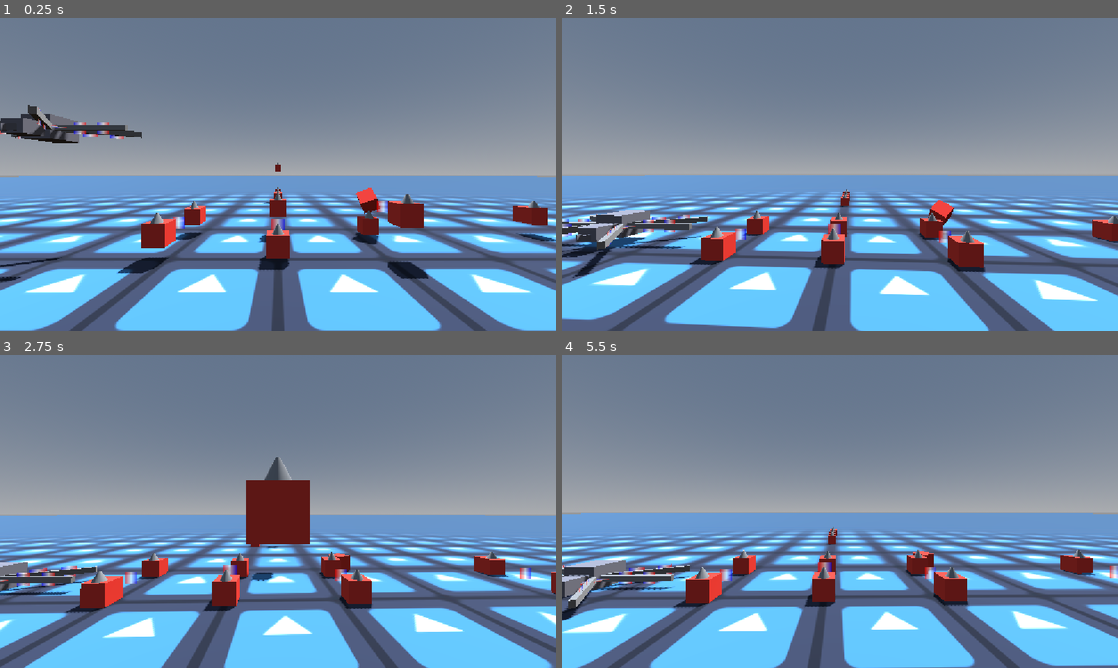
Above: before the commit, frames 1-4 (two rows, left to right).
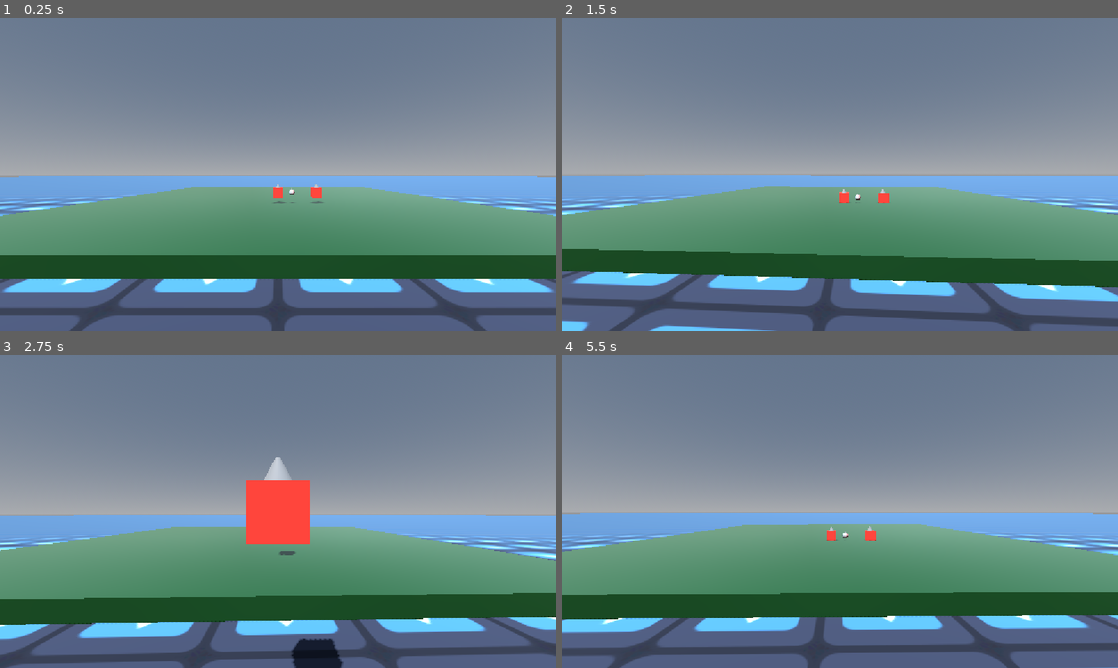
Above: after the commit, the same moments.

Repository: Deojee/new-betterer-hinges
Game: Godot game, scene res://scenes/world.tscn
Same seed, same stepped clock (60 frames per second), same inputs: the game is played once before the commit and once after it. The engine's default icon, where the game draws it, is replaced by a stand-in: a white triangle on a blue panel in a dark square.
Inputs (mouse positions are in pixels of both pictures, inside the frame that each line leads up to):
- Up to frame 1 (0.25 s): no input
- Up to frame 2 (1.5 s): move the mouse to (867, 174) at 0.52 s; hold Up (ui_up) from 0.53 s (still down); tap A (a) at 0.6 s; tap D (d) at 0.8, 1.35 s; move the mouse to (812, 174) at 1.27 s
- Up to frame 3 (2.75 s): keep holding Up (ui_up); tap E (e) at 1.55 s; move the mouse to (289, 505) at 2.02 s; hold E (e) from 2.03 s (still down); tap Q (q) at 2.3 s
- Up to frame 4 (5.5 s): keep holding Up (ui_up); move the mouse to (834, 517) at 2.77 s; release E (e) at 2.78 s; tap Q (q) at 2.85 s; tap S (s) at 3.05, 3.6 s; move the mouse to (878, 514) at 3.52 s; hold T (t) 3.53-4.28 s; move the mouse to (795, 508) at 4.27 s; tap T (t) at 4.35 s; tap W (w) at 4.55, 5.1 s; move the mouse to (845, 511) at 5.02 s; tap A (a) at 5.3 s

The runs differ from the first frame. In frame 1, 42% of the frame differs, in the area x 0-100%, y 27-100%; in frame 2, 40%; in frame 3, 42%; in frame 4, 41%.

Commit message:
well it kinda seems like a pin joint

Diff:
--- a/scenes/world.tscn
+++ b/scenes/world.tscn
@@ -4,8 +4,10 @@
 [ext_resource type="Script" uid="uid://b81o2wecfhqcs" path="res://scripts/world.gd" id="1_tlwt5"]
 [ext_resource type="PackedScene" uid="uid://d1jxlrlgjngm" path="res://scenes/box.tscn" id="2_aqk2v"]
 [ext_resource type="PackedScene" uid="uid://bf77xa50rbjkw" path="res://scenes/spectator.tscn" id="2_tlwt5"]
+[ext_resource type="Script" uid="uid://d3tirm6t7greb" path="res://scripts/marker_placer.gd" id="4_4mrxx"]
 [ext_resource type="PackedScene" uid="uid://wrjrmgfm7enc" path="res://scenes/new_hinge.tscn" id="5_036b0"]
 [ext_resource type="Script" uid="uid://8ovbe6kevt55" path="res://scripts/hingeOwner.gd" id="6_qfnet"]
+[ext_resource type="PackedScene" uid="uid://dh3oceafugaku" path="res://scenes/newPinJoint.tscn" id="7_i7141"]
 
 [sub_resource type="ProceduralSkyMaterial" id="ProceduralSkyMaterial_fj7yv"]
 sky_horizon_color = Color(0.66224277, 0.6717428, 0.6867428, 1)
@@ -73,8 +75,11 @@
 size = Vector3(1000, 1, 1000)
 material = SubResource("StandardMaterial3D_gv5m4")
 
+[node name="markerPlacer" type="Node3D" parent="env" unique_id=513749082]
+script = ExtResource("4_4mrxx")
+
 [node name="spectator" parent="." unique_id=1764623012 instance=ExtResource("2_tlwt5")]
-transform = Transform3D(1, 0, 0, 0, 1, 0, 0, 0, 1, 1.9073486e-06, 4.3554573, 9.261028)
+transform = Transform3D(-1, 0, -8.742278e-08, 0, 1, 0, 8.742278e-08, 0, -1, 1.9073486e-06, 4.3554573, 9.261028)
 projectileScene = ExtResource("2_aqk2v")
 
 [node name="chain" type="Node3D" parent="." unique_id=1588322184]
@@ -485,5 +490,10 @@
 [node name="box" parent="otherBoxes" unique_id=1023913780 instance=ExtResource("2_aqk2v")]
 transform = Transform3D(1, 0, 0, 0, 1, 0, 0, 0, 1, 0, 2.7443676, 30.752987)
 
+[node name="newPinJoint" parent="otherBoxes/box" unique_id=24786623 node_paths=PackedStringArray("nodeA", "nodeB") instance=ExtResource("7_i7141")]
+transform = Transform3D(1, 0, 0, 0, 1, 0, 0, 0, 1, -1.446312, 0, 0)
+nodeA = NodePath("..")
+nodeB = NodePath("../../box2")
+
 [node name="box2" parent="otherBoxes" unique_id=483130042 instance=ExtResource("2_aqk2v")]
 transform = Transform3D(1, 0, 0, 0, 1, 0, 0, 0, 1, -4.0751724, 2.7443676, 30.752987)
--- a/scripts/PinJointPlus.gd
+++ b/scripts/PinJointPlus.gd
@@ -11,8 +11,8 @@
 var offsetB : Transform3D
 
 #same as before but offset by 1 along the rotation axis
-var axisOffsetA : Transform3D
-var axisOffsetB : Transform3D
+#var axisOffsetA : Transform3D
+#var axisOffsetB : Transform3D
 
 
 static var numHinges = 0
@@ -52,9 +52,10 @@
 	#axisOffsetA = global_transform.affine_inverse() * Transform3D(nodeA.global_transform.basis,nodeA.global_transform.origin + rotAxis)
 	#axisOffsetB = global_transform.affine_inverse() * Transform3D(nodeB.global_transform.basis,nodeB.global_transform.origin + rotAxis)
 
-	var offsetTrans = Transform3D(global_transform.basis,global_transform.origin + rotAxis)
-	axisOffsetA = offsetTrans.affine_inverse() * nodeA.global_transform
-	axisOffsetB = offsetTrans.affine_inverse() * nodeB.global_transform
+	#var offsetTransA = Transform3D(global_transform.basis,global_transform.origin + rotAxis)
+
+	#axisOffsetA = offsetTrans.affine_inverse() * nodeA.global_transform
+	#axisOffsetB = offsetTrans.affine_inverse() * nodeB.global_transform
 
 	nodeA.add_collision_exception_with(nodeB)
 	nodeB.add_collision_exception_with(nodeA)
@@ -75,8 +76,6 @@
 	else:
 		if !bodiesDict[nodeB].has(self):
 			bodiesDict[nodeB].append(self)
-
-	pass
 
 
 
@@ -109,8 +108,8 @@
 	#Mathy.draw_line_between(get_tree(),objectAPoint.origin,nodeA.global_position,0.3,Color.RED)
 	#Mathy.draw_line_between(get_tree(),objectBPoint.origin,nodeB.global_position,0.3,Color.BLUE)
 
-
-
+	MP.mark(objectAPoint.origin,0.5,Color.RED)
+	MP.mark(objectBPoint.origin,0.5,Color.GREEN)
 
 
 	for i in 5:
@@ -134,33 +133,39 @@
 
 func alignToAxis(del):
 
-	var objectAPoint = nodeA.global_transform * offsetA.affine_inverse()
-	var objectBPoint = nodeB.global_transform * offsetB.affine_inverse()
-
-	var objectAxisAPoint = nodeA.global_transform * axisOffsetA.affine_inverse()
-	var objectAxisBPoint = nodeB.global_transform * axisOffsetB.affine_inverse()
-
-	#Mathy.draw_debug_sphere(get_tree(),objectAxisAPoint.origin,0.5)
-	#Mathy.draw_debug_sphere(get_tree(),objectAxisBPoint.origin,0.5)
+	#point where object A wants the pinjoint to be
+	var objectAPoint = nodeA.global_transform * offsetA.affine_inverse()
+	var objectBPoint = nodeB.global_transform * offsetB.affine_inverse()
+
+
+	#var objectAxisAPoint = nodeA.global_transform * axisOffsetA.affine_inverse()
+	#var objectAxisBPoint = nodeB.global_transform * axisOffsetB.affine_inverse()
+
 
 	var middle = objectAPoint.interpolate_with(objectBPoint,0.5)
 
-	var objAAxis = -(objectAPoint.origin - objectAxisAPoint.origin)
-	var objectAAngleOffAxis = objAAxis.angle_to(middle.basis.z)
+	var objAToMiddle = middle.origin - nodeA.global_position
+	var objAToPoint = objectAPoint.origin - nodeA.global_position
+
+	var objBToMiddle = middle.origin - nodeB.global_position
+	var objBToPoint = objectBPoint.origin - nodeB.global_position
+
+	#var objAAxis = -(objectAPoint.origin - objectAxisAPoint.origin)
+	var objectAAngleOffAxis = objAToMiddle.angle_to(objAToPoint)
 	var objectAAxis
 	if objectAAngleOffAxis > 0: # and !nodeA.freeze:
-		objectAAxis = (objAAxis.cross(middle.basis.z)).normalized()
+		objectAAxis = (objAToMiddle.cross(objAToPoint)).normalized()
 
 		#nodeA.angular_velocity -= nodeA.angular_velocity.dot(objectAAxis) * objectAAxis * 0.5
 		var dif = (objectAAxis * objectAAngleOffAxis * TPS ) - nodeA.angular_velocity
 		nodeA.angular_velocity += dif * getAPortion(del)
 		nodeB.angular_velocity -= dif * getBPortion(del)
 
-	var objBAxis = -(objectBPoint.origin - objectAxisBPoint.origin)
-	var objectBAngleOffAxis = objBAxis.angle_to(middle.basis.z)
+	#var objBAxis = -(objectBPoint.origin - objectAxisBPoint.origin)
+	var objectBAngleOffAxis = objBToMiddle.angle_to(objBToPoint)
 	var objectBAxis
 	if objectBAngleOffAxis > 0: # and !nodeB.freeze:
-		objectBAxis = (objBAxis.cross(middle.basis.z)).normalized()
+		objectBAxis = (objBToMiddle.cross(objBToPoint)).normalized()
 
 		var dif = (objectBAxis * objectBAngleOffAxis * TPS ) - nodeB.angular_velocity
 
--- a/scripts/newHinge.gd
+++ b/scripts/newHinge.gd
@@ -122,7 +122,7 @@
 
 
 
-	return
+
 	for i in 5:
 		update(1.0)
 		pass
